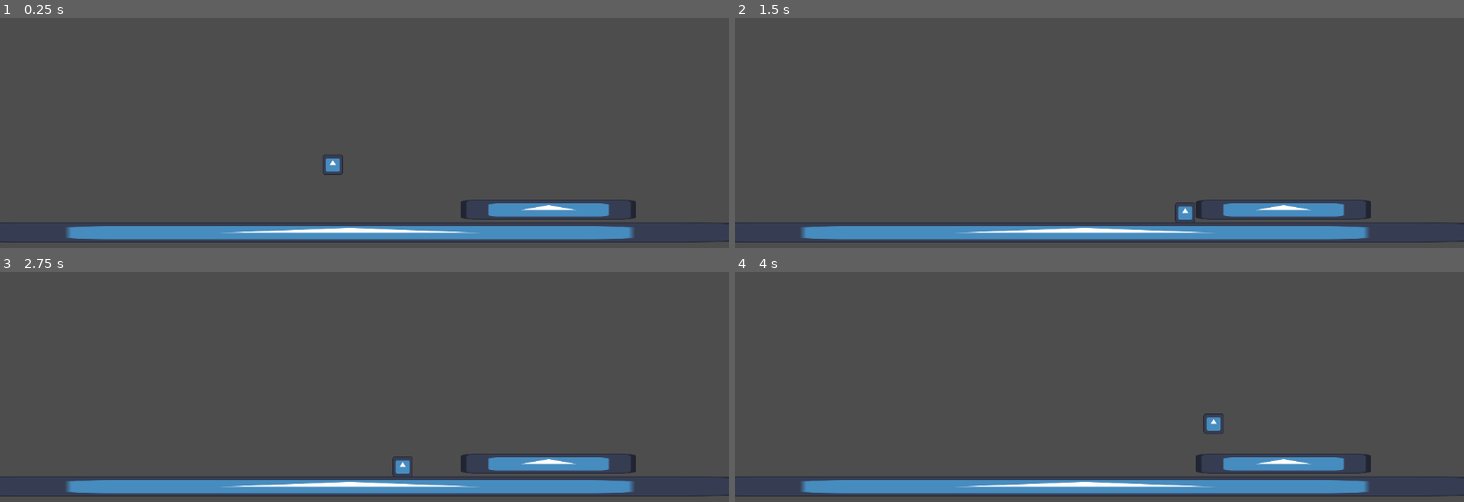
Above: before the commit, frames 1-4 (two rows, left to right).
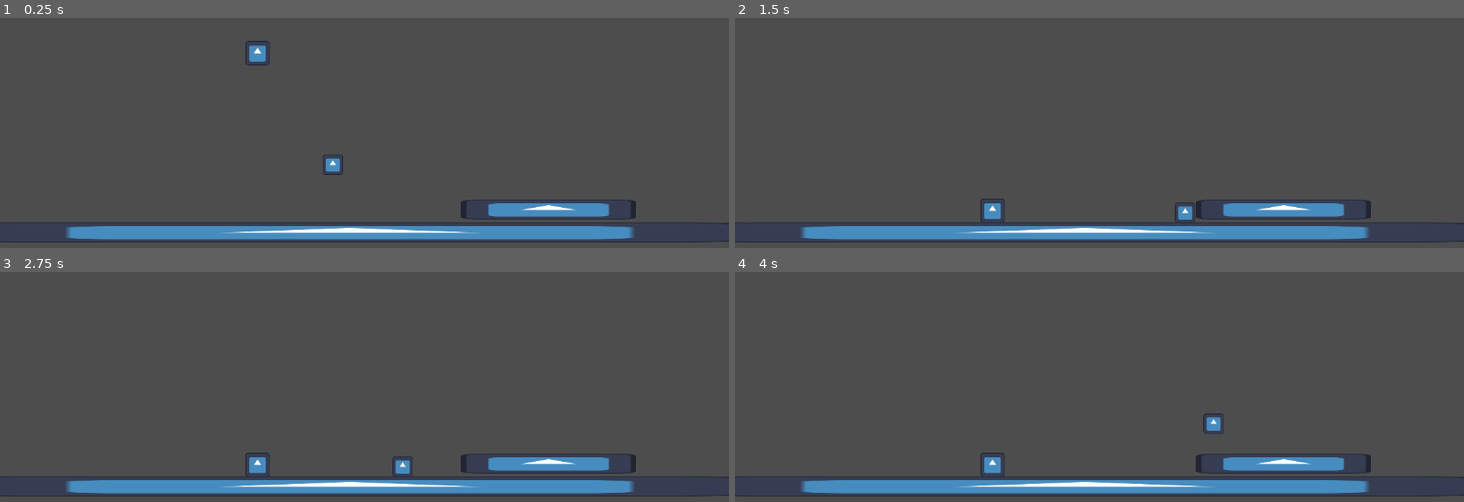
Above: after the commit, the same moments.

Repository: Luke-Parker1/Game-Off-2025
Game: Godot game, scene res://test_scene.tscn
Same seed, same stepped clock (60 frames per second), same inputs: the game is played once before the commit and once after it. The project has no main scene, so this scene is started directly. The engine's default icon, where the game draws it, is replaced by a stand-in: a white triangle on a blue panel in a dark square.
Inputs:
- Up to frame 1 (0.25 s): no input
- Up to frame 2 (1.5 s): hold D (right) from 0.53 s (still down); tap Shift (dash) at 0.6 s; tap Space (jump) at 0.77 s; tap J (shoot) at 0.8, 1.35 s
- Up to frame 3 (2.75 s): tap Space (jump) at 1.52 s; tap K (sword) at 1.55, 2.1 s; release D (right) at 2.03 s; hold A (left) from 2.03 s (still down); tap Shift (dash) at 2.3 s
- Up to frame 4 (4 s): release A (left) at 2.78 s; hold D (right) from 2.78 s (still down); tap Shift (dash) at 2.85 s; tap Space (jump) at 3.02, 3.77 s; tap J (shoot) at 3.05, 3.6 s; tap Enter at 3.5 s; tap K (sword) at 3.8 s

The runs differ from the first frame. In frame 1, 0.2% of the frame differs, in the area x 33-37%, y 9-21%; in frame 2, 0.2%; in frame 3, 0.2%; in frame 4, 0.2%.

Commit message:
Added knockback and started adding enemies

Diff:
--- a/bullet.tscn
+++ b/bullet.tscn
@@ -7,6 +7,8 @@
 size = Vector2(25.6, 25.6)
 
 [node name="Bullet" type="Area2D"]
+collision_layer = 3
+collision_mask = 3
 script = ExtResource("1_v8qja")
 speed = 700.0
 
--- /dev/null
+++ b/enemy.gd
@@ -0,0 +1,16 @@
+extends CharacterBody2D
+
+func _physics_process(delta):
+	if not is_on_floor():
+		velocity += get_gravity() * delta
+
+	move_and_slide()
+
+func _on_hit_box_body_entered(body):
+	if body.is_in_group("Player"):
+		# Determine if knockback is left or right
+		if global_position.direction_to(body.position).x >= 0:
+			# This is "Greater or equal to" the default direction is right
+			body.knockback_direction = 1.0
+		else:
+			body.knockback_direction = -1.0
--- /dev/null
+++ b/enemy.tscn
@@ -0,0 +1,29 @@
+[gd_scene load_steps=5 format=3 uid="uid://fy2v3116q2dv"]
+
+[ext_resource type="Script" uid="uid://byyo0jgvc8wcs" path="res://enemy.gd" id="1_4gyqm"]
+[ext_resource type="Texture2D" uid="uid://b2paakn4rmqkv" path="res://icon.svg" id="1_7k104"]
+
+[sub_resource type="RectangleShape2D" id="RectangleShape2D_7k104"]
+size = Vector2(38.4, 38.4)
+
+[sub_resource type="RectangleShape2D" id="RectangleShape2D_4gyqm"]
+size = Vector2(38.4, 38.4)
+
+[node name="Enemy" type="CharacterBody2D" groups=["Enemy"]]
+collision_layer = 2
+collision_mask = 2
+script = ExtResource("1_4gyqm")
+
+[node name="Sprite2D" type="Sprite2D" parent="."]
+scale = Vector2(0.3, 0.3)
+texture = ExtResource("1_7k104")
+
+[node name="CollisionShape2D" type="CollisionShape2D" parent="."]
+shape = SubResource("RectangleShape2D_7k104")
+
+[node name="HitBox" type="Area2D" parent="."]
+
+[node name="CollisionShape2D" type="CollisionShape2D" parent="HitBox"]
+shape = SubResource("RectangleShape2D_4gyqm")
+
+[connection signal="body_entered" from="HitBox" to="." method="_on_hit_box_body_entered"]
--- a/player.gd
+++ b/player.gd
@@ -22,6 +22,7 @@
 
 # 1.0 is right, -1.0 is left
 var look_direction := 1.0
+var knockback_direction := 0.0
 
 var sword_hitbox_startpos : float
 
@@ -56,7 +57,7 @@
 			#velocity.x = look_direction * dash_speed
 		else:
 			velocity.x = 0.0
-
+	#print(velocity)
 	move_and_slide()
 
 	# Flip attack hitboxes
--- a/player.tscn
+++ b/player.tscn
@@ -7,13 +7,15 @@
 [ext_resource type="Script" uid="uid://cne4b4d532klw" path="res://player_dash.gd" id="5_sweqy"]
 [ext_resource type="Script" uid="uid://cu2ngqtk4kefk" path="res://player_sword_attack.gd" id="6_2hs0m"]
 [ext_resource type="Script" uid="uid://bnynjfxcvoh4i" path="res://player_shoot.gd" id="7_1jxqw"]
+[ext_resource type="Script" uid="uid://bdqbrifxcawsk" path="res://player_knockback.gd" id="8_dw050"]
 
 [sub_resource type="RectangleShape2D" id="RectangleShape2D_onrkg"]
 size = Vector2(32, 32)
 
 [sub_resource type="RectangleShape2D" id="RectangleShape2D_sweqy"]
 
-[node name="Player" type="CharacterBody2D"]
+[node name="Player" type="CharacterBody2D" groups=["Player"]]
+z_index = 100
 script = ExtResource("1_onrkg")
 jump_height = 150.0
 jump_time_to_peak = 0.5
@@ -70,3 +72,11 @@
 script = ExtResource("7_1jxqw")
 Player = NodePath("../..")
 metadata/_custom_type_script = "uid://bnynjfxcvoh4i"
+
+[node name="Knockback" type="Node" parent="StateMachine" node_paths=PackedStringArray("Player")]
+script = ExtResource("8_dw050")
+Player = NodePath("../..")
+knockback_force = 550.0
+stun_timer = 0.1
+knockback_timer = 0.1
+metadata/_custom_type_script = "uid://bdqbrifxcawsk"
--- a/player_dash.gd
+++ b/player_dash.gd
@@ -18,13 +18,17 @@
 func State_Physics_Update(delta: float):
 	Player.velocity.x = Player.look_direction * dash_speed
 	dash_time -= delta
-	if dash_time <= 0:
+
+	if Player.knockback_direction != 0.0:
+		Transitioned.emit(self, "knockback")
+	elif Input.is_action_just_pressed("sword") and Player.get_node("SwordAttackCooldown").is_stopped():
+		Transitioned.emit(self, "swordattack")
+	elif Input.is_action_just_pressed("shoot") and Player.get_node("ShootCooldown").is_stopped():
+		Transitioned.emit(self, "shoot")
+	elif dash_time <= 0:
 		Transitioned.emit(self, "default")
 
-	if Input.is_action_just_pressed("sword") and Player.get_node("SwordAttackCooldown").is_stopped():
-		Transitioned.emit(self, "swordattack")
-	if Input.is_action_just_pressed("shoot") and Player.get_node("ShootCooldown").is_stopped():
-		Transitioned.emit(self, "shoot")
+
 
 func Exit():
 	Player.get_node("DashCoolDown").start()
--- a/player_default.gd
+++ b/player_default.gd
@@ -11,7 +11,9 @@
 
 
 func State_Physics_Update(_delta: float):
-	if Input.is_action_just_pressed("dash") and Player.get_node("DashCoolDown").is_stopped():
+	if Player.knockback_direction != 0.0:
+		Transitioned.emit(self, "knockback")
+	elif Input.is_action_just_pressed("dash") and Player.get_node("DashCoolDown").is_stopped():
 		Transitioned.emit(self, "dash")
 	elif Input.is_action_just_pressed("sword") and Player.get_node("SwordAttackCooldown").is_stopped():
 		Transitioned.emit(self, "swordattack")
--- /dev/null
+++ b/player_knockback.gd
@@ -0,0 +1,35 @@
+extends State
+class_name PlayerKnockback
+
+@export var Player : CharacterBody2D
+
+# How strong the knockback should be
+@export var knockback_force : float
+
+@export var stun_timer : float
+@export var knockback_timer : float
+
+# Time stun has left
+var stun_time : float
+# Time the knockback has left
+var knockback_time : float
+
+
+func Enter():
+	Player.state_allows_default_move = false
+	stun_time = stun_timer
+	knockback_time = knockback_timer
+	Player.velocity = Vector2.ZERO
+
+func State_Physics_Update(delta: float):
+	if stun_time < 0:
+		Player.velocity = Vector2(Player.knockback_direction, -.5).normalized() * knockback_force
+		knockback_time -= delta
+	else:
+		stun_time -= delta
+
+	if knockback_time <= 0:
+		Transitioned.emit(self, "default")
+
+func Exit():
+	Player.knockback_direction = 0
--- a/player_shoot.gd
+++ b/player_shoot.gd
@@ -13,8 +13,11 @@
 	bullet.shooter = Player
 	Player.add_sibling(bullet)
 
-func State_Update(_delta: float):
-	Transitioned.emit(self, "default")
+func State_Physics_Update(_delta: float):
+	if Player.knockback_direction != 0.0:
+		Transitioned.emit(self, "knockback")
+	else:
+		Transitioned.emit(self, "default")
 
 func Exit():
 	Player.get_node("ShootCooldown").start()
--- a/player_sword_attack.gd
+++ b/player_sword_attack.gd
@@ -19,7 +19,9 @@
 
 func State_Physics_Update(delta: float):
 	attack_time -= delta
-	if attack_time <= 0:
+	if Player.knockback_direction != 0.0:
+		Transitioned.emit(self, "knockback")
+	elif attack_time <= 0:
 		Transitioned.emit(self, "default")
 
 func Exit():
--- a/project.godot
+++ b/project.godot
@@ -13,6 +13,11 @@
 config/name="Github Game Off 2025"
 config/features=PackedStringArray("4.5", "GL Compatibility")
 config/icon="res://icon.svg"
+
+[global_group]
+
+Enemy=""
+Player=""
 
 [input]
 
--- a/test_scene.tscn
+++ b/test_scene.tscn
@@ -1,7 +1,8 @@
-[gd_scene load_steps=5 format=3 uid="uid://cqkedpsayif7j"]
+[gd_scene load_steps=6 format=3 uid="uid://cqkedpsayif7j"]
 
 [ext_resource type="Texture2D" uid="uid://b2paakn4rmqkv" path="res://icon.svg" id="1_uhqqe"]
 [ext_resource type="PackedScene" uid="uid://b2lk5meo42827" path="res://player.tscn" id="2_ia1lp"]
+[ext_resource type="PackedScene" uid="uid://fy2v3116q2dv" path="res://enemy.tscn" id="3_sasra"]
 
 [sub_resource type="RectangleShape2D" id="RectangleShape2D_uhqqe"]
 size = Vector2(1302, 30)
@@ -13,6 +14,8 @@
 
 [node name="StaticBody2D" type="StaticBody2D" parent="."]
 position = Vector2(270, 440)
+collision_layer = 3
+collision_mask = 3
 
 [node name="Sprite2D" type="Sprite2D" parent="StaticBody2D"]
 position = Vector2(283, 0)
@@ -35,3 +38,6 @@
 
 [node name="Player" parent="." instance=ExtResource("2_ia1lp")]
 position = Vector2(526, 173)
+
+[node name="Enemy" parent="." instance=ExtResource("3_sasra")]
+position = Vector2(407, 128)
Not shown, added: enemy.gd.uid
Not shown: 1 places in player.tscn that only renumber resources
Not shown, added: player_knockback.gd.uid
